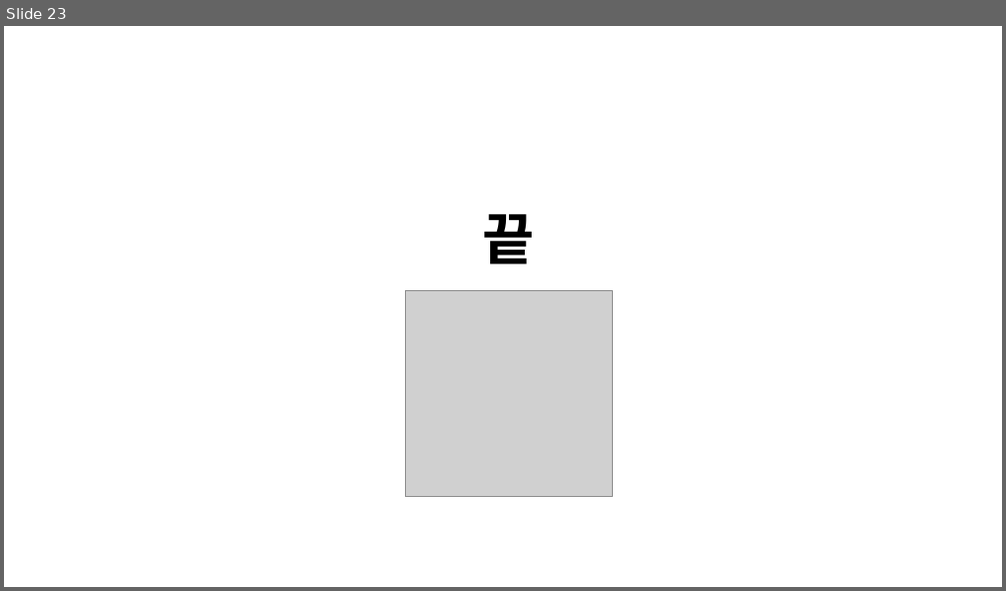
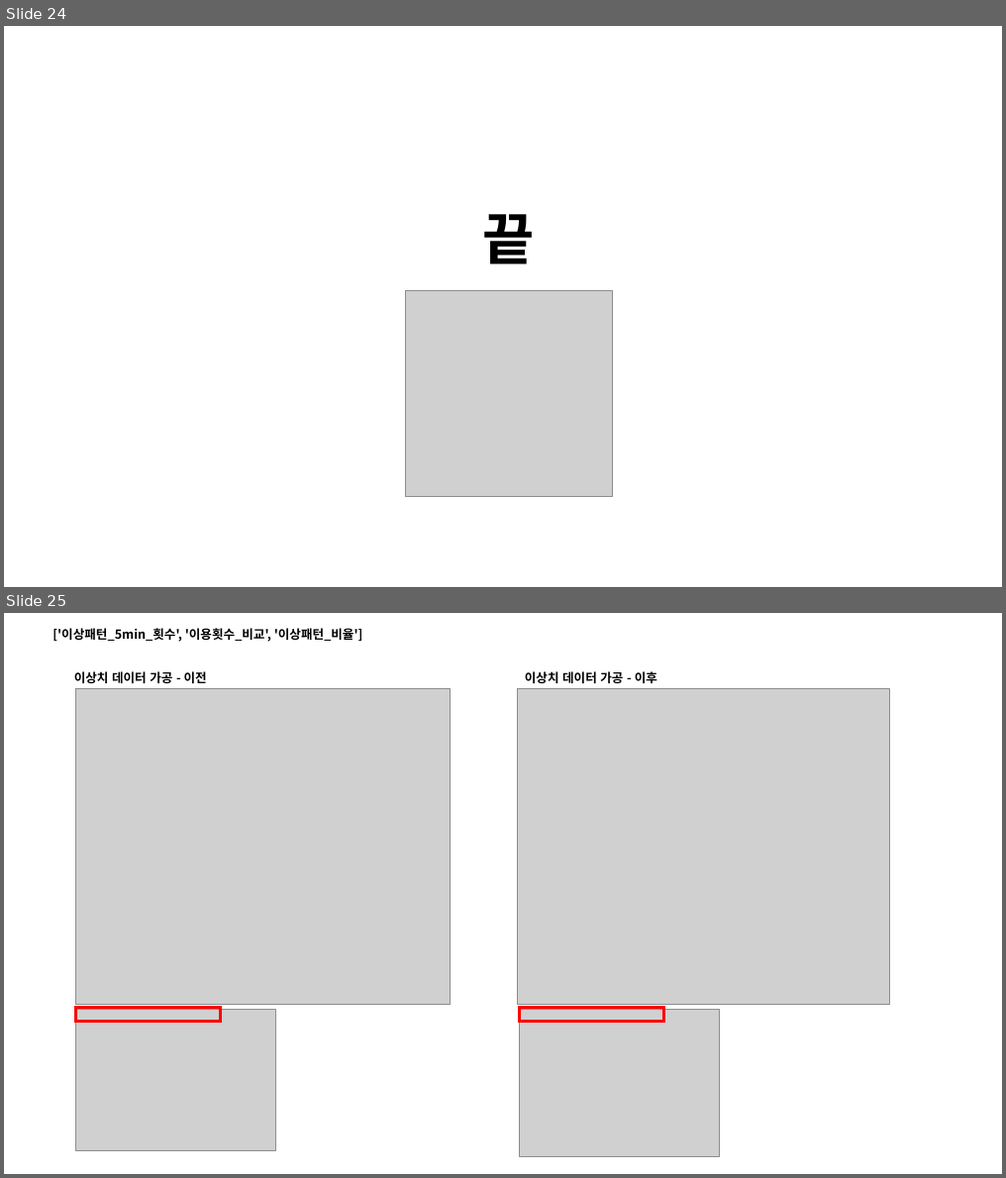
Before and after one commit to YawnsDuzin/Ekfmddl, a slide deck: Source_두진/_DATA_EDA/_고장자전거_대여패턴예측/고장자전거_대여패턴예측 정리_20241108.pptx. Shown one above the other, each under a label of ours: slide 23 before the commit, slides 24 and 25 after it. The pictures are 1006x591 and 1006x1178 pixels, drawn with LibreOffice and Linux fonts; fonts in the diff are those of the drawing; grey boxes stand for pictures. Boxes give left, top, right and bottom in pixels: in the first picture for what was removed or moved away, otherwise in the second. Text is boxed around its words. In the diff, an @@ line names an element or a change of style, - is before the commit and + after.

```diff
--- a/Source_두진/_DATA_EDA/_고장자전거_대여패턴예측/고장자전거_대여패턴예측 정리_20241108.pptx
+++ b/Source_두진/_DATA_EDA/_고장자전거_대여패턴예측/고장자전거_대여패턴예측 정리_20241108.pptx
@@ slide 25 added at box(4, 613, 1002, 1174), background #FFFFFF @@
@@ text added at box(53, 628, 363, 642), 12 pt, text #000000, bold @@
+['이상패턴_5min_횟수', '이용횟수_비교', '이상패턴_비율']
@@ text added at box(74, 671, 207, 683), 12 pt, text #000000, bold @@
+이상치 데이터 가공 - 이전
@@ text added at box(525, 671, 657, 683), 12 pt, text #000000, bold @@
+이상치 데이터 가공 - 이후
@@ picture added at box(76, 688, 450, 1004) @@
@@ picture added at box(518, 688, 890, 1004) @@
@@ picture added at box(76, 1010, 275, 1152) @@
@@ rectangle added at box(76, 1008, 221, 1022), outline #FF0000 3 pt @@
@@ picture added at box(520, 1010, 719, 1158) @@
@@ rectangle added at box(520, 1008, 664, 1022), outline #FF0000 3 pt @@
@@ what was slide 23 is now slide 24 @@
```
Also in this commit, not shown: 1 slide changed, 1 other slide added, 7 other files.
